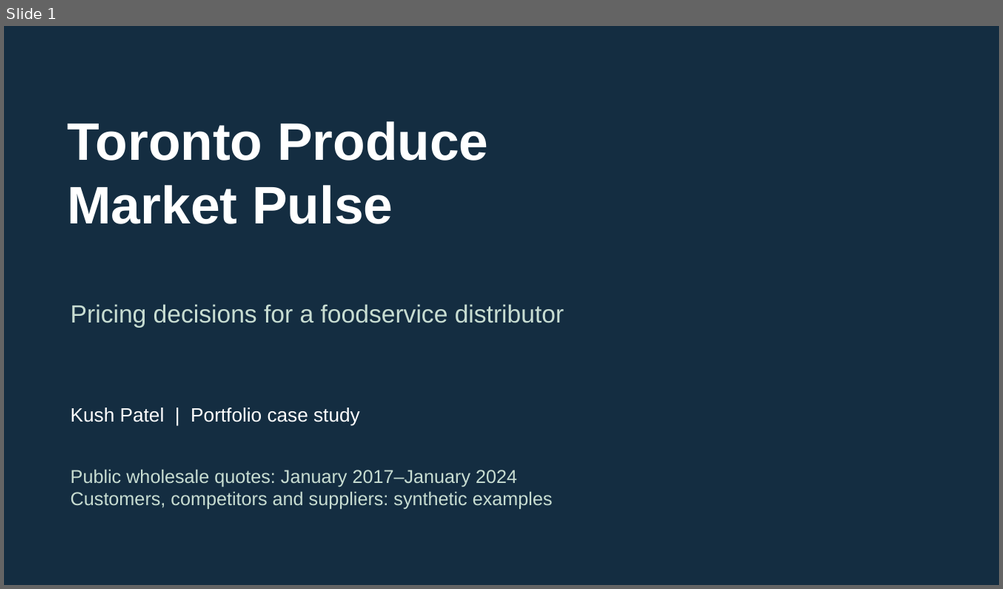
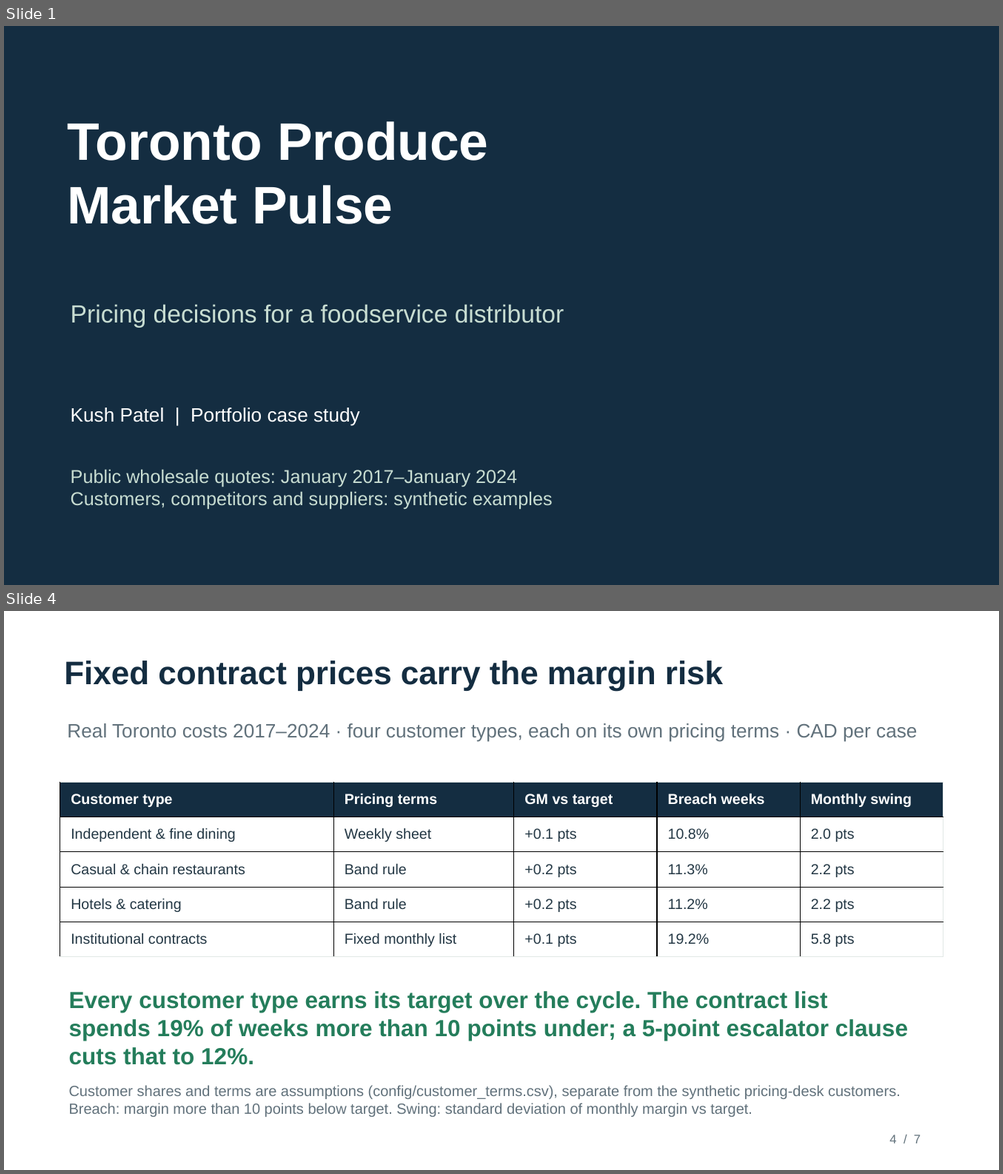
Before and after one commit to KushPatel29/toronto-produce-market-pulse, a slide deck: outputs/Produce_Pricing_Decision_Brief.pptx. Shown one above the other, each under a label of ours: slide 1 before the commit, slides 1 and 4 after it; the slides between them are not shown. The pictures are 1003x589 and 1003x1174 pixels, drawn with LibreOffice and Linux fonts; fonts in the diff are those of the drawing. Boxes give left, top, right and bottom in pixels: in the first picture for what was removed or moved away, otherwise in the second. Text is boxed around its words. In the diff, an @@ line names an element or a change of style, - is before the commit and + after.

```diff
--- a/outputs/Produce_Pricing_Decision_Brief.pptx
+++ b/outputs/Produce_Pricing_Decision_Brief.pptx
@@ slide 4 added at (4, 611, 999, 1170), background #FFFFFF @@
@@ text added at (64, 661, 723, 691), 31.5 pt, text #142D41, bold @@
+Fixed contract prices carry the margin risk
@@ text added at (67, 723, 916, 742), 18.8 pt, text #61717B @@
+Real Toronto costs 2017–2024 · four customer types, each on its own pricing terms · CAD per case
@@ table added at (60, 782, 944, 957), 5 rows, 5 columns @@
+Customer type | Pricing terms | GM vs target | Breach weeks | Monthly swing
+Independent & fine dining | Weekly sheet | +0.1 pts | 10.8% | 2.0 pts
+Casual & chain restaurants | Band rule | +0.2 pts | 11.3% | 2.2 pts
+Hotels & catering | Band rule | +0.2 pts | 11.2% | 2.2 pts
+Institutional contracts | Fixed monthly list | +0.1 pts | 19.2% | 5.8 pts
@@ text added at (69, 991, 908, 1065), 22.5 pt, text #247D5B, bold @@
+Every customer type earns its target over the cycle. The contract list spends 19% of weeks more than 10 points under; a 5-point escalator clause cuts that to 12%.
@@ text added at (69, 1085, 900, 1117), 14.2 pt, text #61717B @@
+Customer shares and terms are assumptions (config/customer_terms.csv), separate from the synthetic pricing-desk customers. Breach: margin more than 10 points below target. Swing: standard deviation of monthly margin vs target.
@@ text added at (889, 1135, 920, 1144), 12 pt, text #61717B @@
+4 / 7
```
Also in this commit, not shown: 4 slides changed, 1 other slide added, 41 other files.
